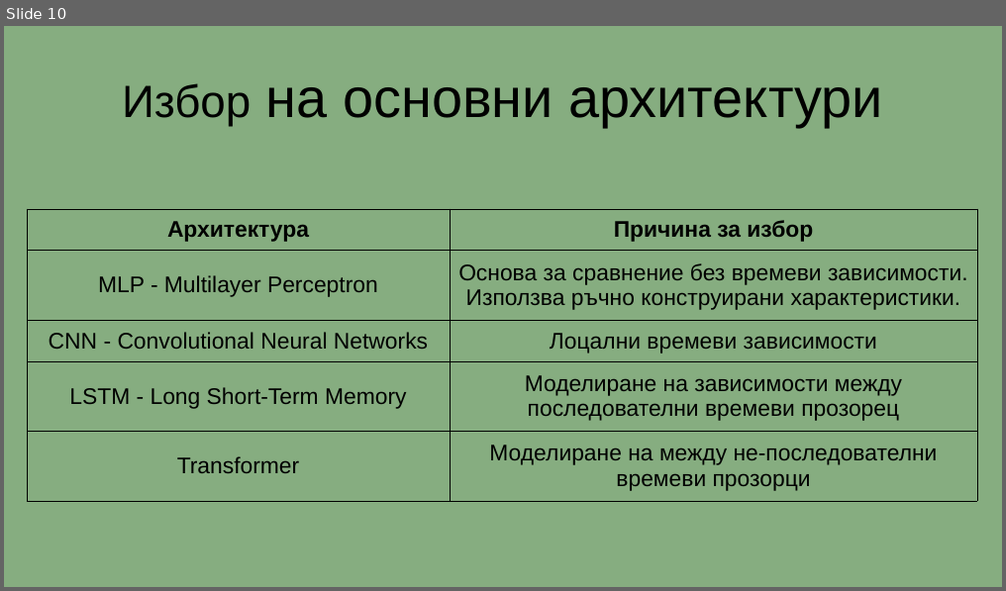
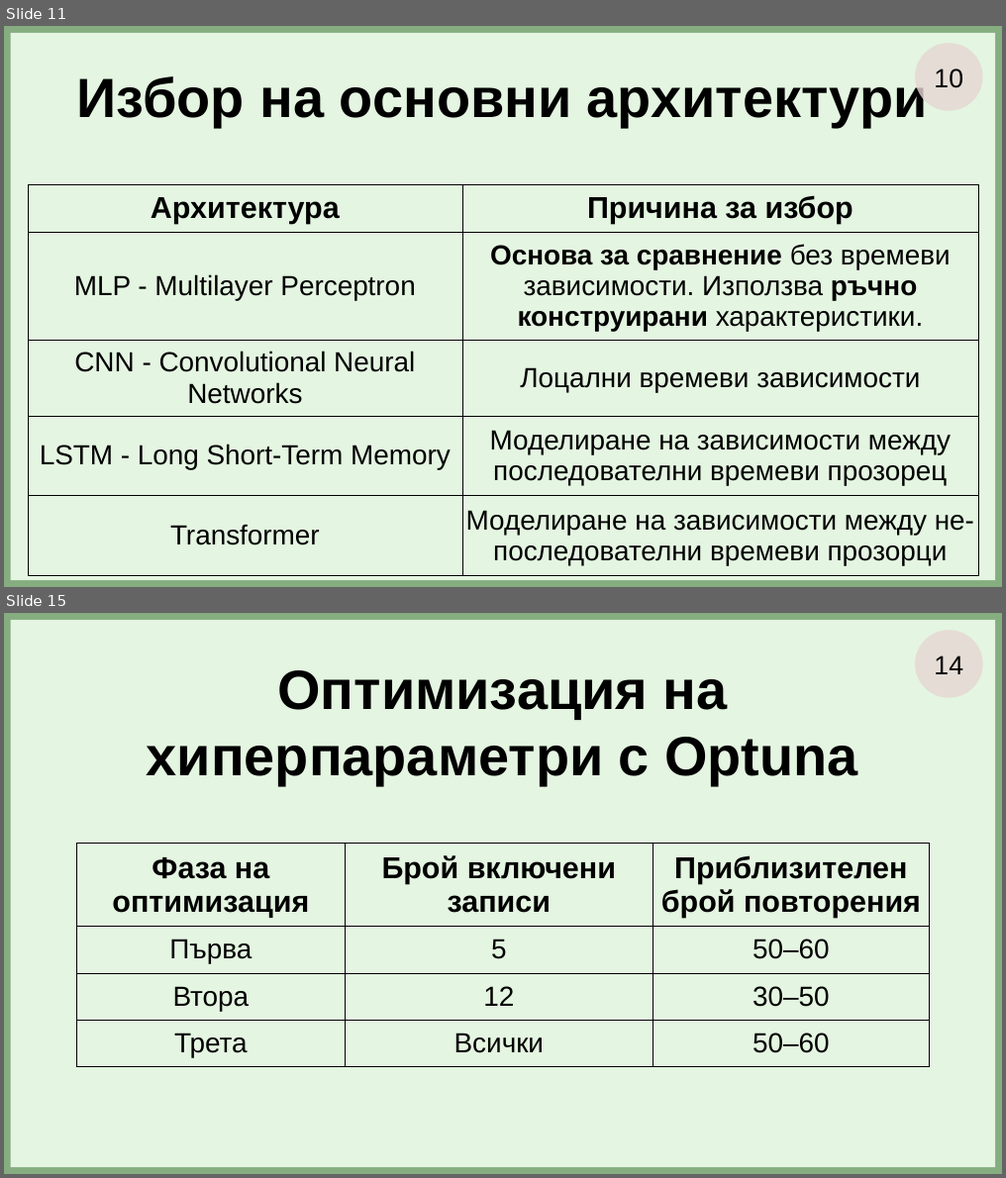
Before and after one commit to GeorgeChaparov/University-Theses, a slide deck: Presentation.odp. Shown one above the other, each under a label of ours: slide 10 before the commit, slides 11 and 15 after it; the slides between them are not shown. The pictures are 1006x591 and 1006x1178 pixels, drawn with LibreOffice and Linux fonts; fonts in the diff are those of the drawing. Boxes give left, top, right and bottom in pixels: in the first picture for what was removed or moved away, otherwise in the second. Text is boxed around its words. In the diff, an @@ line names an element or a change of style, - is before the commit and + after.

```diff
--- a/Presentation.odp
+++ b/Presentation.odp
@@ slide 15 added at (4, 613, 1002, 1174), background #86AD80 @@
@@ rectangle added at (10, 619, 996, 1167), fill #E4F5E1 @@
@@ ellipse added at (915, 630, 983, 698), fill #E6D6D3 at 80% opacity, 21 pt, text #000000 @@
+14
@@ title added at (147, 670, 857, 785), 44 pt, text #000000, bold @@
+Оптимизация на хиперпараметри с Optuna
@@ table added at (77, 843, 931, 1066), 4 rows, 3 columns @@
+Фаза на оптимизация | Брой включени записи | Приблизителен брой повторения
+Първа | 5 | 50–60
+Втора | 12 | 30–50
+Трета | Всички | 50–60
@@ what was slide 10 is now slide 11 @@
@@ slide 11 changed as well @@
@@ rectangle added at (10, 32, 996, 580), fill #E4F5E1 @@
@@ title "Избор на основни архитектури" at (77, 76, 928, 127): size 36 to 44 pt in "Избор"; bold on @@
@@ ellipse added at (915, 43, 983, 111), fill #E6D6D3 at 80% opacity, 21 pt, text #000000 @@
+10
@@ table at (28, 184, 978, 570) @@
-row 5, column 2: Моделиране на между не-последователни времеви прозорци
+row 5, column 2: Моделиране на зависимости между не-последователни времеви прозорци
@@ size 18 to 24 pt in "Архитектура", "Причина за избор" @@
@@ size 18 to 22 pt in "MLP - Multilayer Perceptron", "Основа за сравнение без времеви зависимости. Използва ...", "CNN - Convolutional Neural Networks", "Лоцални времеви зависимости" and 3 more places @@
@@ bold on in "Основа за сравнение ръчно конструирани" @@
@@ table: place and size @@
-table at (27, 209, 977, 501)
+table at (28, 184, 978, 570)
```
Also in this commit, not shown: 8 other slides changed, 15 other slides added, 13 slides removed, 7 other files.
